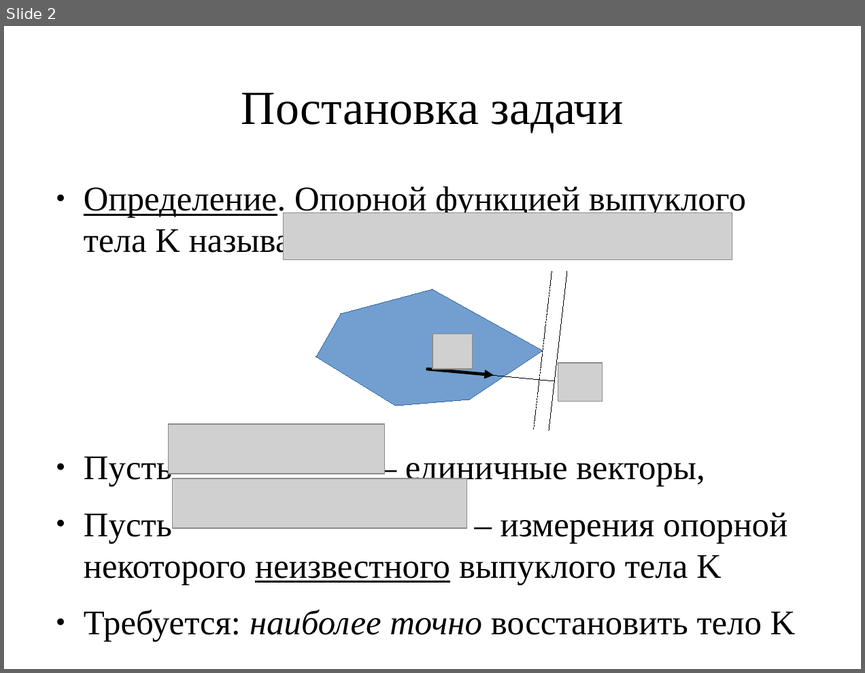
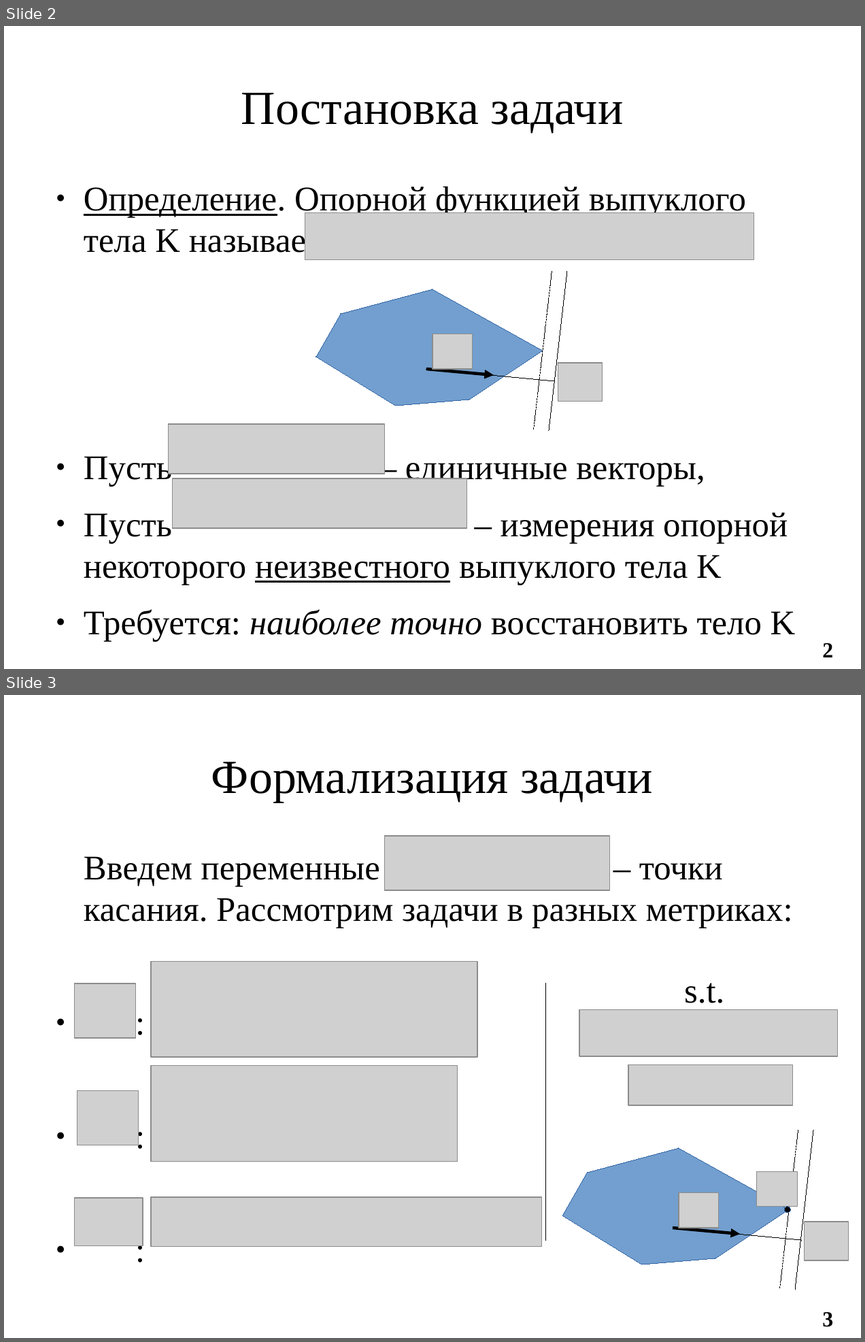
Before and after one commit to ilya-palachev/polyhedra-correction-library, a slide deck: Documentation/i.palachev/Thesis/LomonosovReadings2017/presentation-palachev.odp. Shown one above the other, each under a label of ours: slide 2 before the commit, slides 2 and 3 after it. The pictures are 865x673 and 865x1342 pixels, drawn with LibreOffice and Linux fonts; fonts in the diff are those of the drawing; grey boxes stand for pictures. Boxes give left, top, right and bottom in pixels: in the first picture for what was removed or moved away, otherwise in the second. Text is boxed around its words. In the diff, an @@ line names an element or a change of style, - is before the commit and + after.

```diff
--- a/Documentation/i.palachev/Thesis/LomonosovReadings2017/presentation-palachev.odp
+++ b/Documentation/i.palachev/Thesis/LomonosovReadings2017/presentation-palachev.odp
@@ slide 3 added at (4,695,861,1338), background #FFFFFF @@
@@ title added at (211,762,653,802), 44 pt, text #000000 @@
+Формализация задачи
@@ picture added at (385,836,611,890) @@
@@ text added at (84,856,793,928), 32 pt, text #000000 @@
+Введем переменные – точки касания. Рассмотрим задачи в разных метриках:
+● :
+● :
+● :
@@ picture added at (151,962,477,1057) @@
@@ picture added at (75,983,136,1038) @@
@@ line added from (546, 983) to (546, 1240), #000000 0 pt @@
@@ text added at (684,983,724,1003), 32 pt, text #000000 @@
+s.t.
@@ picture added at (579,1010,838,1057) @@
@@ picture added at (151,1065,458,1161) @@
@@ picture added at (628,1065,793,1106) @@
@@ picture added at (77,1091,138,1145) @@
@@ line added from (799, 1130) to (780, 1289), #000000 0 pt @@
@@ line added from (813, 1130) to (796, 1289), #000000 0 pt @@
@@ freeform shape added at (562,1149,789,1265), fill #729FCF, outline #3465A4 0 pt @@
@@ picture added at (757,1172,797,1206) @@
@@ picture added at (75,1198,143,1246) @@
@@ picture added at (151,1198,542,1247) @@
@@ picture added at (679,1193,719,1227) @@
@@ ellipse added at (785,1206,791,1212), fill #000000, outline #3465A4 0 pt @@
@@ picture added at (804,1221,849,1260) @@
@@ arrow added from (672, 1227) to (740, 1234), #000000 2.83 pt @@
@@ line added from (672, 1227) to (801, 1240), #000000 0 pt @@
@@ page number added at (822,1312,833,1327), 20 pt, text #000000, bold @@
+3
@@ slide 2 changed as well @@
@@ picture: place and size @@
-picture at (283,212,732,259)
+picture at (305,212,754,259)
@@ page number added at (822,643,833,657), 20 pt, text #000000, bold @@
+2
```
Also in this commit, not shown: 1 other slide changed, 7 other slides added, 1 slide removed.
